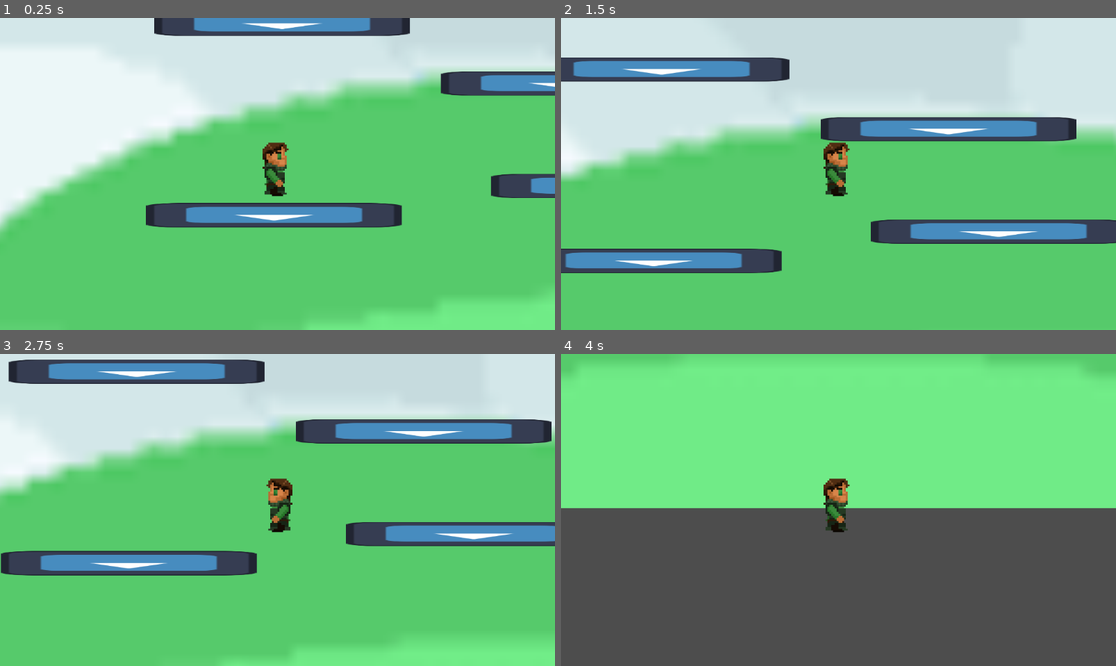
Above: before the commit, frames 1-4 (two rows, left to right).
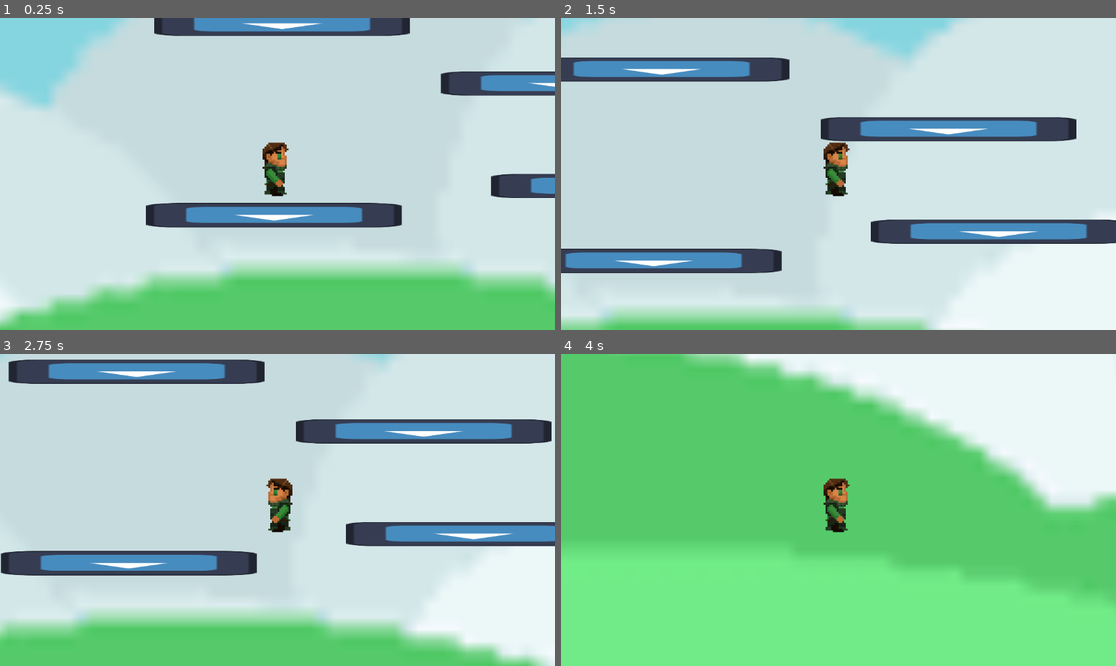
Above: after the commit, the same moments.

Repository: Vytisbrr/Shifted-by-Volt-games
Game: Godot game, scene res://Scenes/world.tscn
The game is run twice, just before and just after one commit, with the same random seed, the same clock (stepped at 60 frames per second) and the same inputs. The engine's default icon, where the game draws it, is replaced by a stand-in: a white triangle on a blue panel in a dark square.
Inputs:
- Up to frame 1 (0.25 s): no input
- Up to frame 2 (1.5 s): hold D (move right) from 0.53 s (still down); tap Space (jump) at 0.77 s
- Up to frame 3 (2.75 s): tap Space (jump) at 1.52 s; release D (move right) at 2.03 s; hold A (move left) from 2.03 s (still down)
- Up to frame 4 (4 s): release A (move left) at 2.78 s; hold D (move right) from 2.78 s (still down); tap Space (jump) at 3.02, 3.77 s

The runs differ from the first frame. In frame 1, 65% of the frame differs, in the area x 0-100%, y 0-100%; in frame 2, 55%; in frame 3, 57%; in frame 4, 97%.

Commit message:
fix for bg

Diff:
--- a/Scenes/world.tscn
+++ b/Scenes/world.tscn
@@ -1,9 +1,8 @@
-[gd_scene load_steps=10 format=3 uid="uid://e10r22ttlm67"]
+[gd_scene load_steps=8 format=3 uid="uid://e10r22ttlm67"]
 
 [ext_resource type="PackedScene" uid="uid://th02mvw6u4ur" path="res://Scenes/Player.tscn" id="1_e1qaw"]
 [ext_resource type="Texture2D" uid="uid://bfh3olvj2f0ee" path="res://icon.svg" id="2_o8k26"]
 [ext_resource type="Texture2D" uid="uid://vtkrl2qdt1r1" path="res://bg/image (4) (2).png" id="3_qx5ns"]
-[ext_resource type="Texture2D" uid="uid://b2046l5rad5e3" path="res://bg/New Piskel (3).png" id="4_hybhc"]
 
 [sub_resource type="QuadMesh" id="QuadMesh_i8uk5"]
 
@@ -14,91 +13,9 @@
 texture = ExtResource("3_qx5ns")
 texture_region_size = Vector2i(208, 108)
 0:0/0 = 0
-1:0/0 = 0
-2:0/0 = 0
-3:0/0 = 0
-4:0/0 = 0
-5:0/0 = 0
-6:0/0 = 0
-7:0/0 = 0
-8:0/0 = 0
-9:0/0 = 0
-10:0/0 = 0
-11:0/0 = 0
-12:0/0 = 0
-0:1/0 = 0
-1:1/0 = 0
-2:1/0 = 0
-3:1/0 = 0
-4:1/0 = 0
-5:1/0 = 0
-6:1/0 = 0
-7:1/0 = 0
-8:1/0 = 0
-9:1/0 = 0
-10:1/0 = 0
-11:1/0 = 0
-12:1/0 = 0
-0:2/0 = 0
-1:2/0 = 0
-2:2/0 = 0
-3:2/0 = 0
-4:2/0 = 0
-5:2/0 = 0
-6:2/0 = 0
-7:2/0 = 0
-8:2/0 = 0
-9:2/0 = 0
-10:2/0 = 0
-11:2/0 = 0
-12:2/0 = 0
-0:3/0 = 0
-1:3/0 = 0
-2:3/0 = 0
-3:3/0 = 0
-4:3/0 = 0
-5:3/0 = 0
-6:3/0 = 0
-7:3/0 = 0
-8:3/0 = 0
-9:3/0 = 0
-10:3/0 = 0
-11:3/0 = 0
-12:3/0 = 0
-0:4/0 = 0
-1:4/0 = 0
-2:4/0 = 0
-3:4/0 = 0
-4:4/0 = 0
-5:4/0 = 0
-6:4/0 = 0
-7:4/0 = 0
-8:4/0 = 0
-9:4/0 = 0
-10:4/0 = 0
-11:4/0 = 0
-12:4/0 = 0
-0:5/0 = 0
-1:5/0 = 0
-2:5/0 = 0
-3:5/0 = 0
-4:5/0 = 0
-5:5/0 = 0
-6:5/0 = 0
-7:5/0 = 0
-8:5/0 = 0
-9:5/0 = 0
-10:5/0 = 0
-11:5/0 = 0
-12:5/0 = 0
-
-[sub_resource type="TileSetAtlasSource" id="TileSetAtlasSource_0te6y"]
-texture = ExtResource("4_hybhc")
-0:0/0 = 0
 
 [sub_resource type="TileSet" id="TileSet_xueon"]
 sources/0 = SubResource("TileSetAtlasSource_fq42u")
-sources/1 = SubResource("TileSetAtlasSource_0te6y")
 
 [node name="world" type="Node2D"]
 
@@ -192,5 +109,5 @@
 [node name="TileMapLayer" type="TileMapLayer" parent="."]
 z_index = -1
 scale = Vector2(50, 50)
-tile_map_data = PackedByteArray(0, 0, 1, 0, 254, 255, 0, 0, 0, 0, 0, 0, 0, 0, 244, 255, 254, 255, 0, 0, 0, 0, 0, 0, 0, 0, 14, 0, 254, 255, 0, 0, 0, 0, 0, 0, 0, 0)
+tile_map_data = PackedByteArray(0, 0, 0, 0, 255, 255, 0, 0, 0, 0, 0, 0, 0, 0, 13, 0, 255, 255, 0, 0, 0, 0, 0, 0, 0, 0, 243, 255, 255, 255, 0, 0, 0, 0, 0, 0, 0, 0)
 tile_set = SubResource("TileSet_xueon")
--- a/project.godot
+++ b/project.godot
@@ -12,24 +12,24 @@
 
 config/name="Shifted"
 run/main_scene="res://Scenes/world.tscn"
-config/features=PackedStringArray("4.2", "GL Compatibility")
+config/features=PackedStringArray("4.3", "GL Compatibility")
 config/icon="res://icon.svg"
 
 [input]
 
 "move right"={
 "deadzone": 0.5,
-"events": [Object(InputEventKey,"resource_local_to_scene":fa …(172 unchanged characters)… eycode":68,"key_label":0,"unicode":100,"echo":false,"script":null)
+"events": [Object(InputEventKey,"resource_local_to_scene":fa …(172 unchanged characters)… eycode":68,"key_label":0,"unicode":100,"location":0,"echo":false,"script":null)
 ]
 }
 "move left"={
 "deadzone": 0.5,
-"events": [Object(InputEventKey,"resource_local_to_scene":fa …(171 unchanged characters)… keycode":65,"key_label":0,"unicode":97,"echo":false,"script":null)
+"events": [Object(InputEventKey,"resource_local_to_scene":fa …(171 unchanged characters)… keycode":65,"key_label":0,"unicode":97,"location":0,"echo":false,"script":null)
 ]
 }
 jump={
 "deadzone": 0.5,
-"events": [Object(InputEventKey,"resource_local_to_scene":fa …(171 unchanged characters)… keycode":32,"key_label":0,"unicode":32,"echo":false,"script":null)
+"events": [Object(InputEventKey,"resource_local_to_scene":fa …(171 unchanged characters)… keycode":32,"key_label":0,"unicode":32,"location":0,"echo":false,"script":null)
 ]
 }
 
